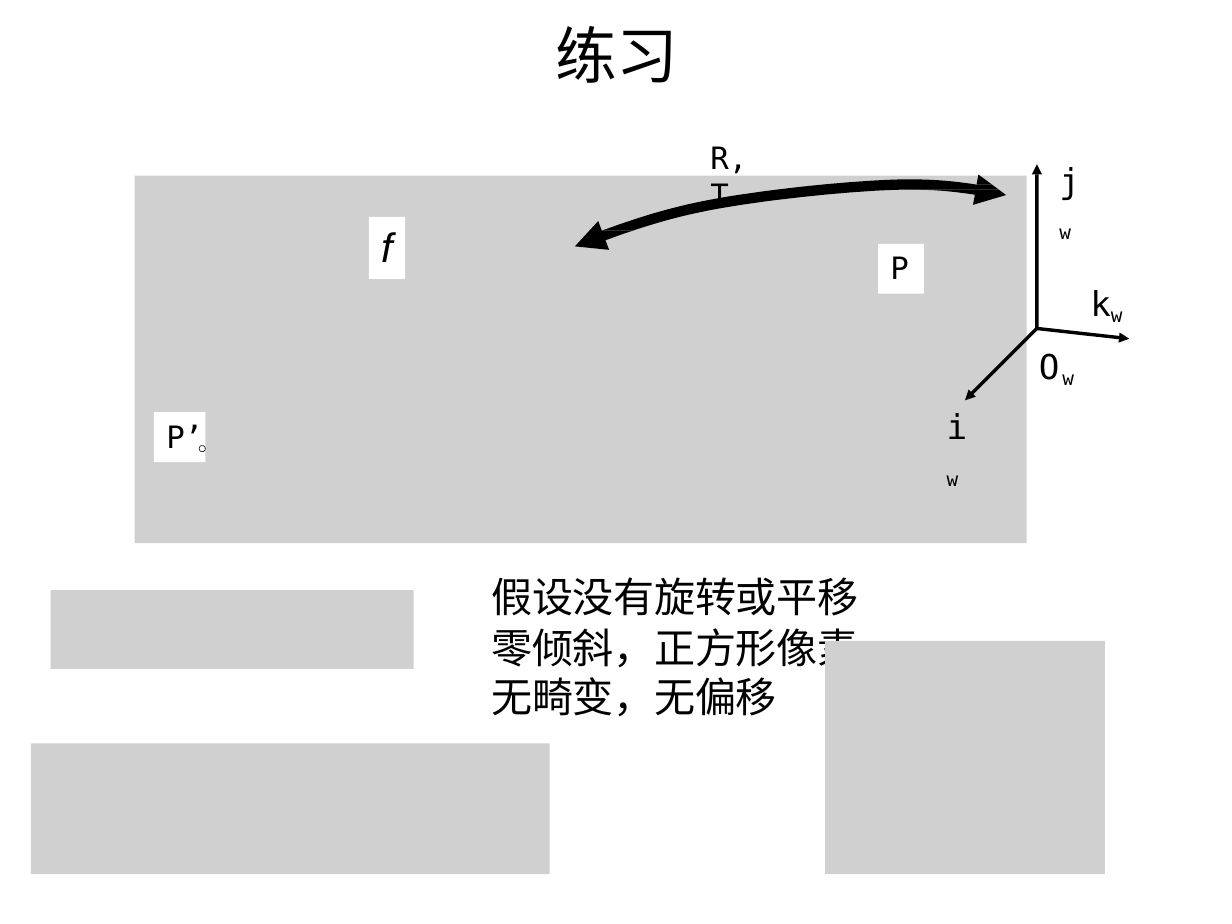
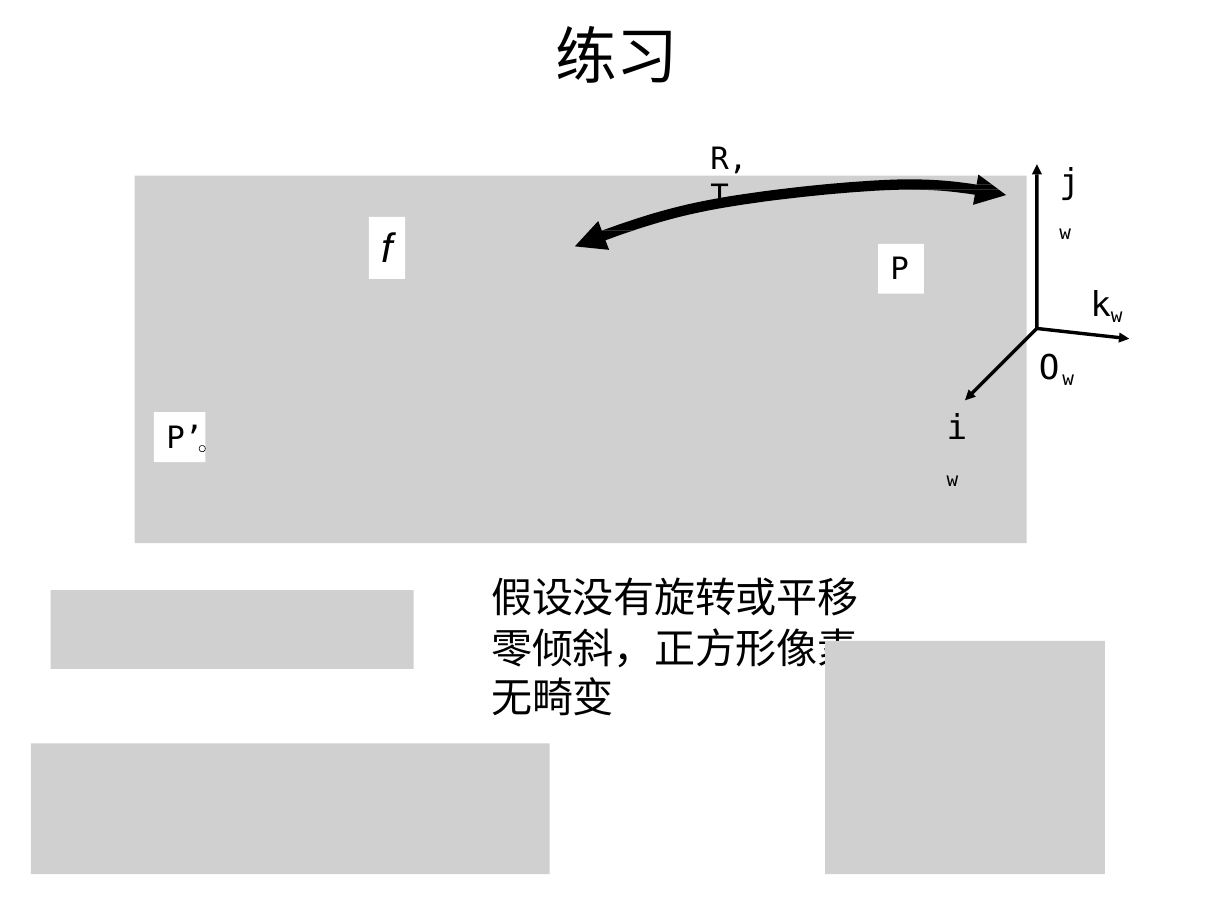
Before and after one commit to evenhax/translation_and_refining_for_cs231a, a slide deck: slide 4 of PPT231a_trans_and_refine/中文矫正版/lecture3_camera_calibration .pptx. Drawn at 1232x924 pixels with LibreOffice and Linux fonts; fonts in the diff are those of the drawing; grey boxes stand for pictures. Boxes give left, top, right and bottom in pixels: in the first picture for what was removed or moved away, otherwise in the second. Text is boxed around its words. In the diff, an @@ line names an element or a change of style, - is before the commit and + after.

```diff
--- a/PPT231a_trans_and_refine/中文矫正版/lecture3_camera_calibration .pptx
+++ b/PPT231a_trans_and_refine/中文矫正版/lecture3_camera_calibration .pptx
@@ text at box(491, 628, 899, 716): text changed @@
-零倾斜，正方形像素，无畸变，无偏移
+零倾斜，正方形像素，无畸变
```
Also in this commit, not shown: 5 other slides changed, 4 other files.
